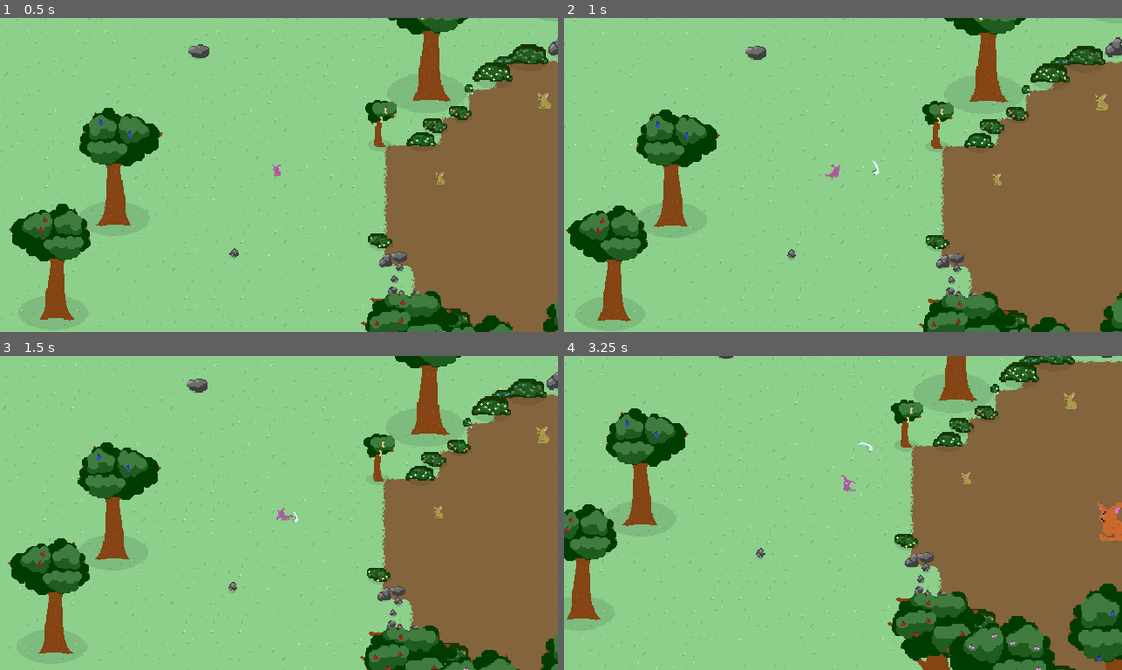
Above: before the commit, frames 1-4 (two rows, left to right).
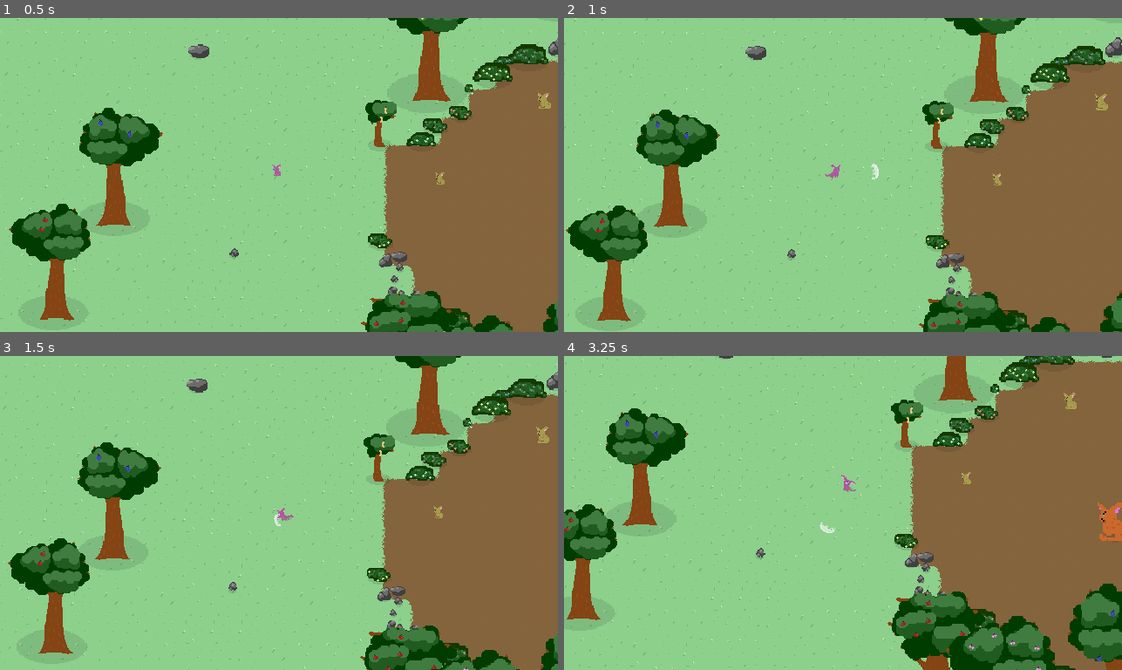
Above: after the commit, the same moments.

Repository: pusio/gamejam-acerola0-aberration
Game: Godot game, scene res://scenes/Game.tscn
Two runs of this game, one before a commit and one after it. Both use one fixed random seed, a clock stepped at 60 frames per second and the inputs below. This scene is started directly instead of the project's main scene. Sound files missing from this copy of the repository are replaced by a short silence.
Inputs (mouse positions are in pixels of both pictures, inside the frame that each line leads up to):
- Up to frame 1 (0.5 s): no input
- Up to frame 2 (1 s): move the mouse to (965, 159) at 0.52 s; press the mouse at (965, 159) at 0.53 s; hold D (right) from 0.53 s (still down)
- Up to frame 3 (1.5 s): move the mouse to (167, 528) at 1.27 s; release D (right) at 1.28 s; release the mouse at (167, 528) at 1.28 s; hold S (down) from 1.28 s (still down); click (167, 528) at 1.35 s
- Up to frame 4 (3.25 s): move the mouse to (898, 443) at 2.02 s; release S (down) at 2.03 s; press the mouse at (898, 443) at 2.03 s; hold D (right) 2.03-2.78 s; move the mouse to (815, 575) at 2.77 s; release the mouse at (815, 575) at 2.78 s; hold W (up) from 2.78 s (still down); click (815, 575) at 2.85 s

Frame 1 is identical in both runs. In frame 2, less than 0.1% of the frame differs, in the area x 55-57%, y 45-52%; in frame 3, less than 0.1%; in frame 4, less than 0.1%, in the area x 45-56%, y 27-57%.

Commit message:
Improved player attack aim. Improved attack sprite. Incremented game version.

Diff:
--- a/game/objects/projectiles/BasicAttack.tscn
+++ b/game/objects/projectiles/BasicAttack.tscn
@@ -5,7 +5,7 @@
 
 [sub_resource type="CapsuleShape2D" id="CapsuleShape2D_2bq7u"]
 radius = 11.3963
-height = 46.0514
+height = 38.0
 
 [node name="Projectile" type="Area2D"]
 y_sort_enabled = true
@@ -16,13 +16,13 @@
 [node name="Sprite" type="Sprite2D" parent="."]
 self_modulate = Color(1, 1, 1, 0.784314)
 y_sort_enabled = true
-rotation = 1.14639
 texture = ExtResource("2_82qht")
-offset = Vector2(-5.635, 7.795)
+centered = false
+offset = Vector2(-18.5, -3)
 region_enabled = true
 region_rect = Rect2(3, 231, 36, 21)
 
 [node name="Collision" type="CollisionShape2D" parent="."]
-position = Vector2(-10, -2)
-rotation = 2.9063
+position = Vector2(0, 10)
+rotation = 1.5708
 shape = SubResource("CapsuleShape2D_2bq7u")
--- a/game/project.godot
+++ b/game/project.godot
@@ -11,6 +11,7 @@
 [application]
 
 config/name="Bound in the Wizard's Scheme"
+config/version="1.0.1"
 run/main_scene="res://scenes/Intro.tscn"
 config/features=PackedStringArray("4.2", "GL Compatibility")
 config/icon="res://icon.png"
--- a/game/scripts/AttackProjectile.gd
+++ b/game/scripts/AttackProjectile.gd
@@ -16,10 +16,7 @@
 ) -> void:
 	direction = dir.normalized()
 	global_position = src.global_position
-	rotation = Vector2.RIGHT.angle_to(direction)
-	if rotation_degrees < -90 || rotation_degrees > 90:
-		scale.x *= -1
-		rotation_degrees -= 180
+	rotation = Vector2.UP.angle_to(direction)
 	damage = dmg * srcSize
 	exclude = []
 	source = src
--- a/game/scripts/Player.gd
+++ b/game/scripts/Player.gd
@@ -33,12 +33,13 @@
 
 
 func _physics_process(delta: float) -> void:
-	var mouseVec = Tools.getRelativeMousePosition(self)
+	var mouseVec = (get_global_mouse_position() - global_position).normalized()
 	speciesController.virtual_lookAt(mouseVec)
 	var direction = Input.get_vector("left", "right", "up", "down")
 	speciesController.virtual_process(self, delta, direction)
 	if Input.is_action_pressed("attack"):
 		speciesController.virtual_attack(mouseVec)
+		speciesController.attackVector = mouseVec
 	return
 
 
--- a/game/scripts/ai/BeastAI.gd
+++ b/game/scripts/ai/BeastAI.gd
@@ -256,7 +256,7 @@
 			shouldBeAbleToMove = true
 		else:
 			targetPosition = global_position
-			speciesController.virtual_attack((enemyToFollow.position - position).normalized())
+			speciesController.virtual_attack((enemyToFollow.global_position - global_position).normalized())
 	else:
 		speciesController.virtual_lookAt(Vector2.ZERO)
 	return
Binary file changed: game/textures/objects.png
Not shown, changed: assets/aseprite/objects.aseprite
